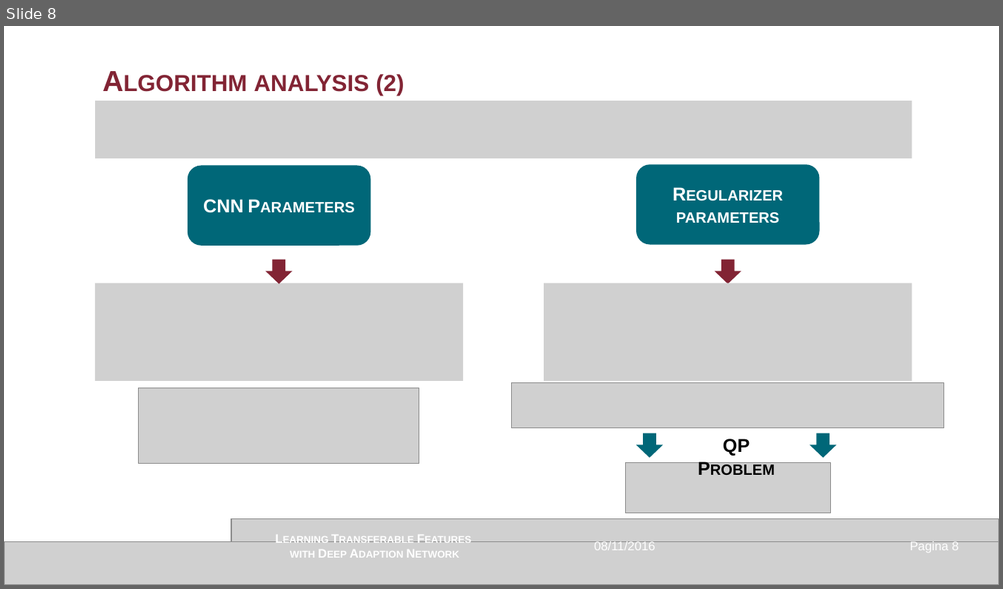
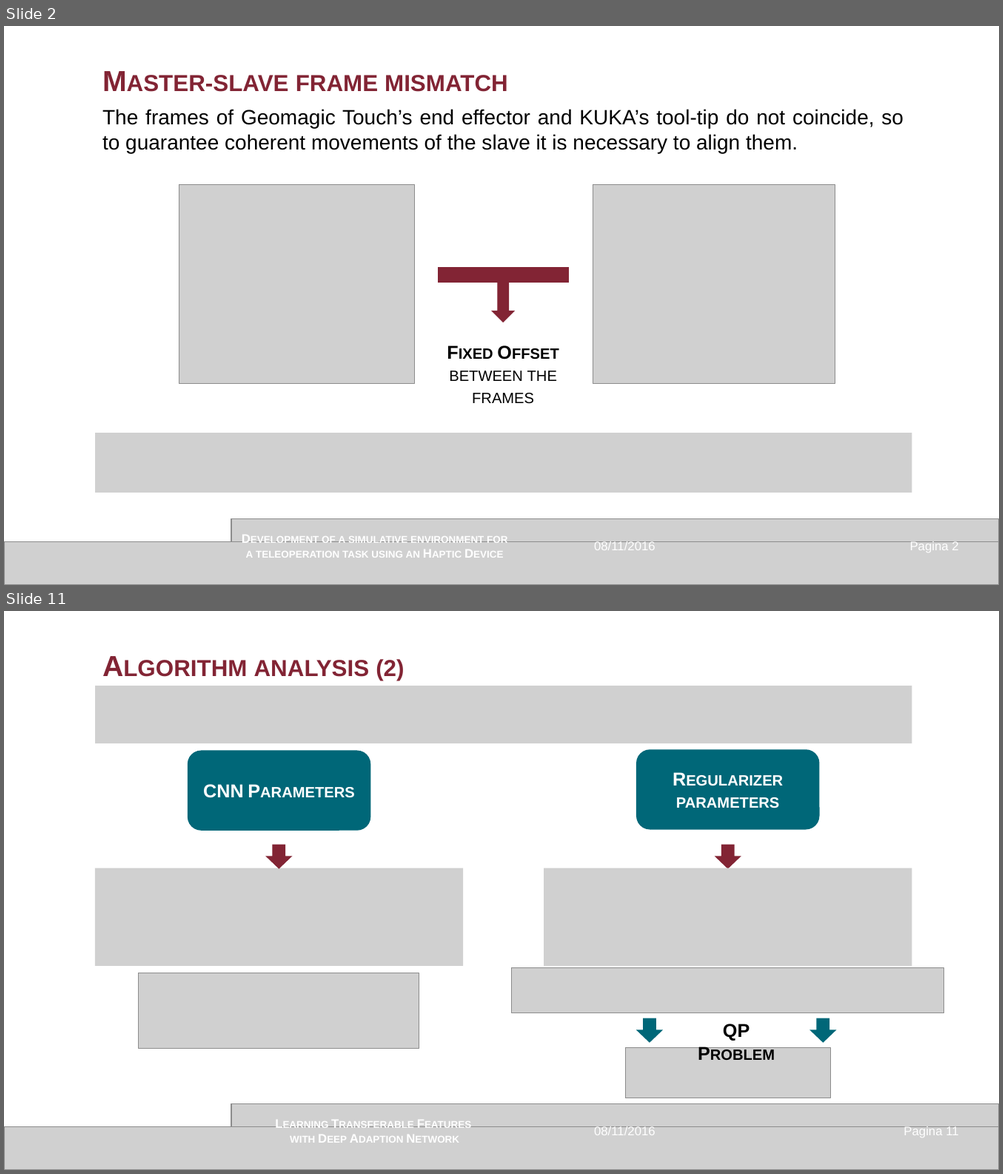
Before and after one commit to GianMassimiani/MEDROB2_VREP, a slide deck: 3_PPT/Presentazione_v1.0_IRVIN.pptx. Shown one above the other, each under a label of ours: slide 8 before the commit, slides 2 and 11 after it; the slides between them are not shown. The pictures are 1003x589 and 1003x1174 pixels, drawn with LibreOffice and Linux fonts; fonts in the diff are those of the drawing; grey boxes stand for pictures. Boxes give left, top, right and bottom in pixels: in the first picture for what was removed or moved away, otherwise in the second. Text is boxed around its words. In the diff, an @@ line names an element or a change of style, - is before the commit and + after.

```diff
--- a/3_PPT/Presentazione_v1.0_IRVIN.pptx
+++ b/3_PPT/Presentazione_v1.0_IRVIN.pptx
@@ slide 2 added at (x1=4, y1=26, x2=999, y2=585), background #FFFFFF @@
@@ text added at (x1=127, y1=75, x2=508, y2=92), 28 pt, text #822434, bold, small capitals @@
+Master-slave frame mismatch
@@ text added at (x1=102, y1=109, x2=903, y2=153), 20 pt, text #000000 @@
+The frames of Geomagic Touch’s end effector and KUKA’s tool-tip do not coincide, so to guarantee coherent movements of the slave it is necessary to align them.
@@ picture added at (x1=179, y1=185, x2=415, y2=383) @@
@@ picture added at (x1=593, y1=185, x2=835, y2=383) @@
@@ rectangle added at (x1=438, y1=268, x2=569, y2=283), fill #822434, outline #822434 1 pt @@
@@ down arrow added at (x1=492, y1=283, x2=514, y2=322), fill #822434, outline #822434 1 pt @@
@@ text added at (x1=449, y1=371, x2=557, y2=404), 18 pt, text #000000, small capitals @@
+Fixed Offset between the frames
@@ picture added at (x1=95, y1=434, x2=912, y2=493) @@
@@ picture added at (x1=232, y1=519, x2=999, y2=543) @@
@@ picture added at (x1=4, y1=543, x2=999, y2=585) @@
@@ text added at (x1=246, y1=537, x2=507, y2=558), 12 pt, text #FFFFFF, bold, small capitals @@
+Development of a simulative environment for a teleoperation task using an Haptic Device
@@ text added at (x1=594, y1=542, x2=655, y2=551), 12 pt, text #FFFFFF @@
+08/11/2016
@@ page number added at (x1=910, y1=542, x2=958, y2=553), 12 pt, text #FFFFFF @@
+Pagina 2
@@ what was slide 8 is now slide 11 @@
@@ page number at (x1=903, y1=1127, x2=958, y2=1138): text changed @@
-Pagina 8
+Pagina 11
```
Also in this commit, not shown: 2 slides changed, 6 other slides added, 4 slides removed, 5 other files.
